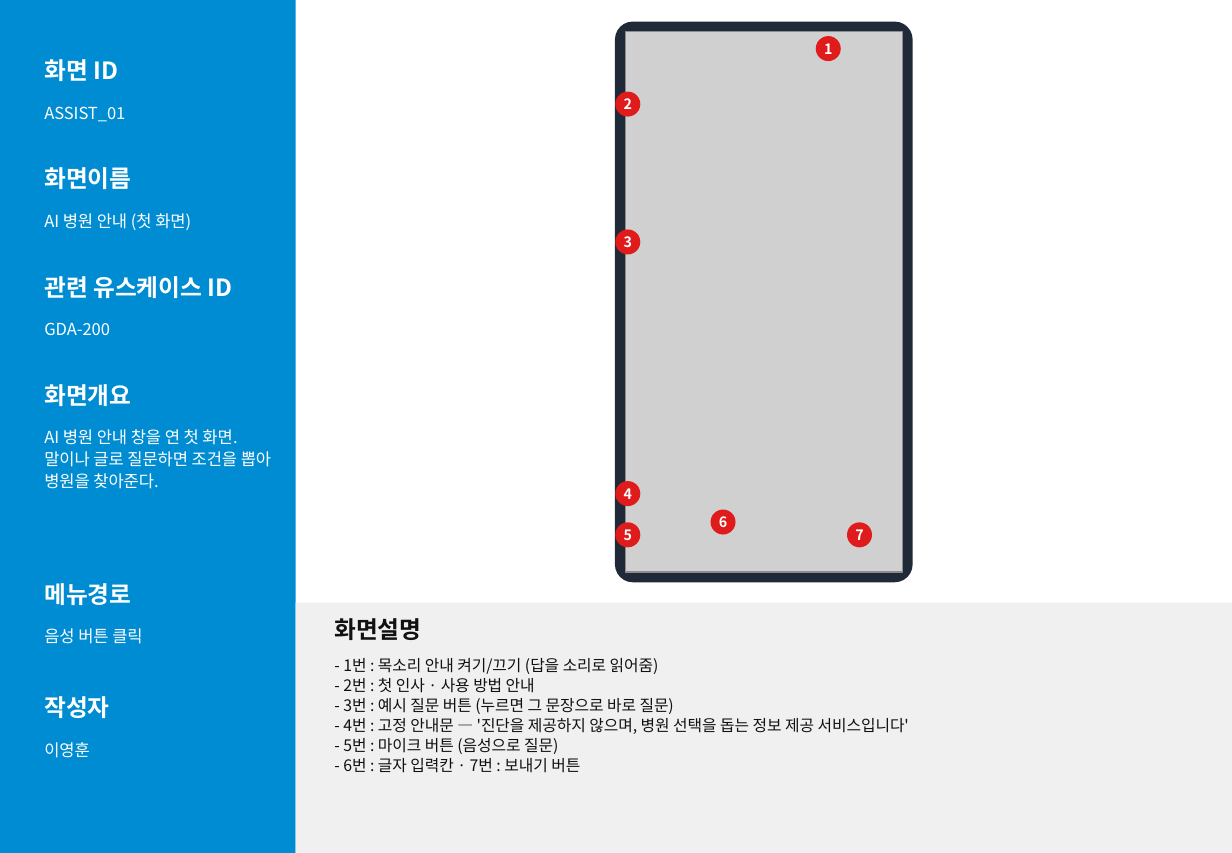
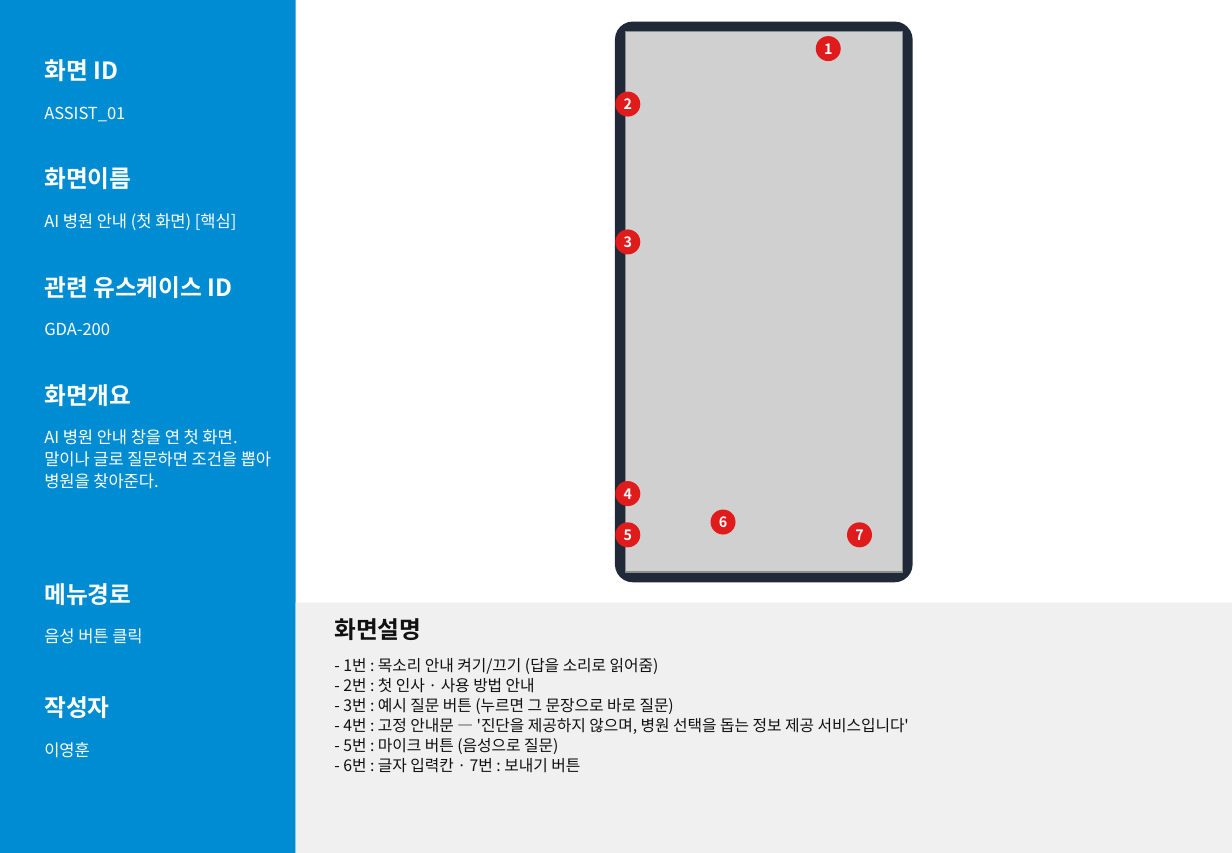
Before and after one commit to lee020304/goodoc-demo, a slide deck: slide 8 of screen/화면설계서_독수리5형제.pptx. Drawn at 1232x853 pixels with LibreOffice and Linux fonts; fonts in the diff are those of the drawing; grey boxes stand for pictures. Boxes give left, top, right and bottom in pixels: in the first picture for what was removed or moved away, otherwise in the second. Text is boxed around its words. In the diff, an @@ line names an element or a change of style, - is before the commit and + after.

```diff
--- a/screen/화면설계서_독수리5형제.pptx
+++ b/screen/화면설계서_독수리5형제.pptx
@@ text at box(44, 213, 237, 230): text changed @@
-AI 병원 안내 (첫 화면)
+AI 병원 안내 (첫 화면) [핵심]
```
Also in this commit, not shown: 12 other slides changed, 29 other files.
